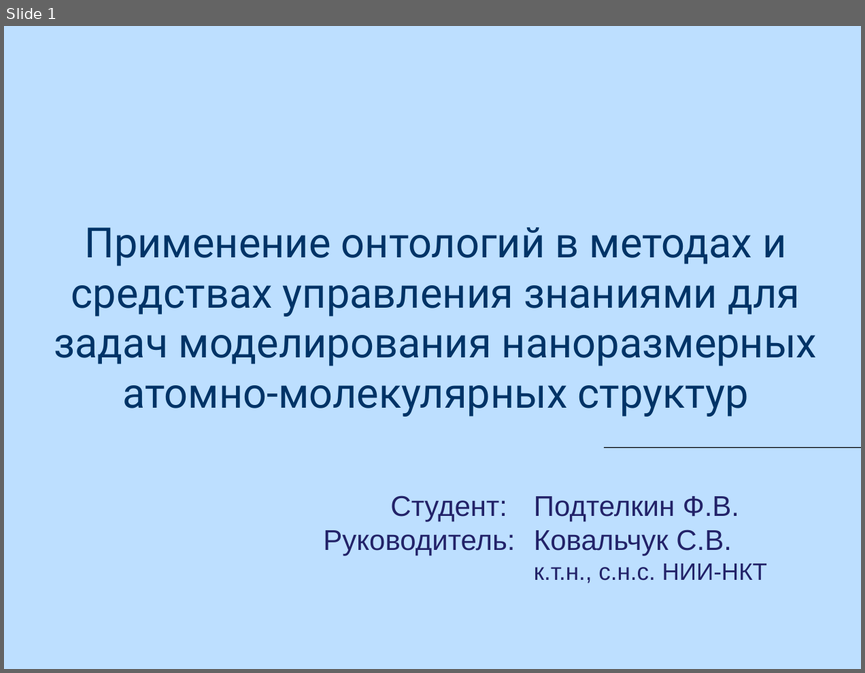
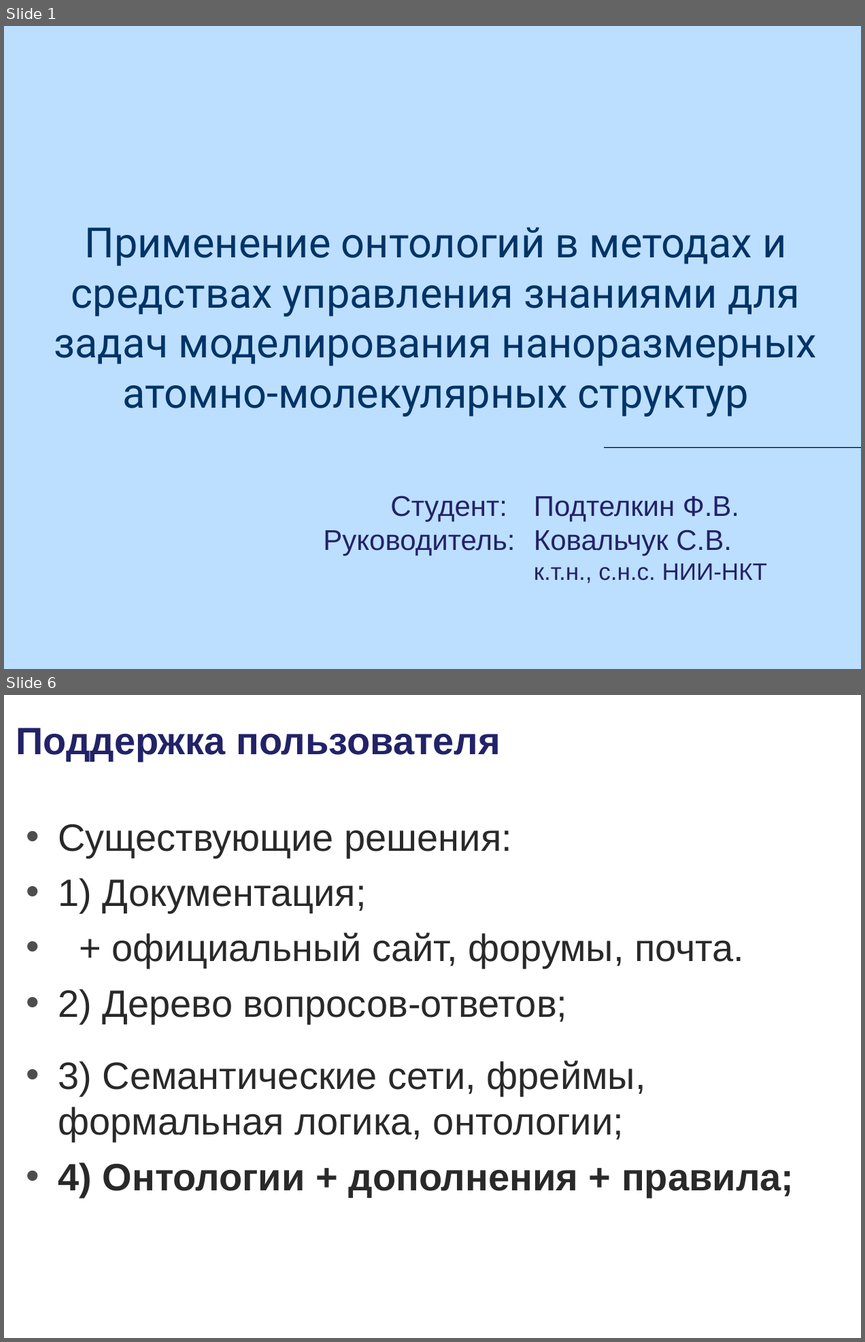
Before and after one commit to podtelkin/NII-NKT, a slide deck: master/master.ppt. Shown one above the other, each under a label of ours: slide 1 before the commit, slides 1 and 6 after it; the slides between them are not shown. The pictures are 865x673 and 865x1342 pixels, drawn with LibreOffice and Linux fonts; fonts in the diff are those of the drawing; background and template pictures are left out. Boxes give left, top, right and bottom in pixels: in the first picture for what was removed or moved away, otherwise in the second. Text is boxed around its words. In the diff, an @@ line names an element or a change of style, - is before the commit and + after.

```diff
--- a/master/master.ppt
+++ b/master/master.ppt
@@ slide 6 added at (x1=4, y1=695, x2=861, y2=1338), background #FFFFFF @@
@@ title added at (x1=16, y1=728, x2=500, y2=762), 32 pt, text #222268, bold @@
+Поддержка пользователя
@@ text added at (x1=58, y1=824, x2=793, y2=1197), 32 pt, text #292929 @@
+• Существующие решения:
+• 1) Документация;
+• + официальный сайт, форумы, почта.
+• 2) Дерево вопросов-ответов;
+• 3) Семантические сети, фреймы, формальная логика, онтологии;
+• 4) Онтологии + дополнения + правила;
@@ text added at (x1=4, y1=1314, x2=325, y2=1336), 12 pt, text #FFFFFF @@
+Выпускная квалификационная работа
@@ page number added at (x1=390, y1=1307, x2=454, y2=1338), 22 pt, text #FFFFFF @@
+6
```
Also in this commit, not shown: 7 slides changed, 8 other slides added, 1 other file.
